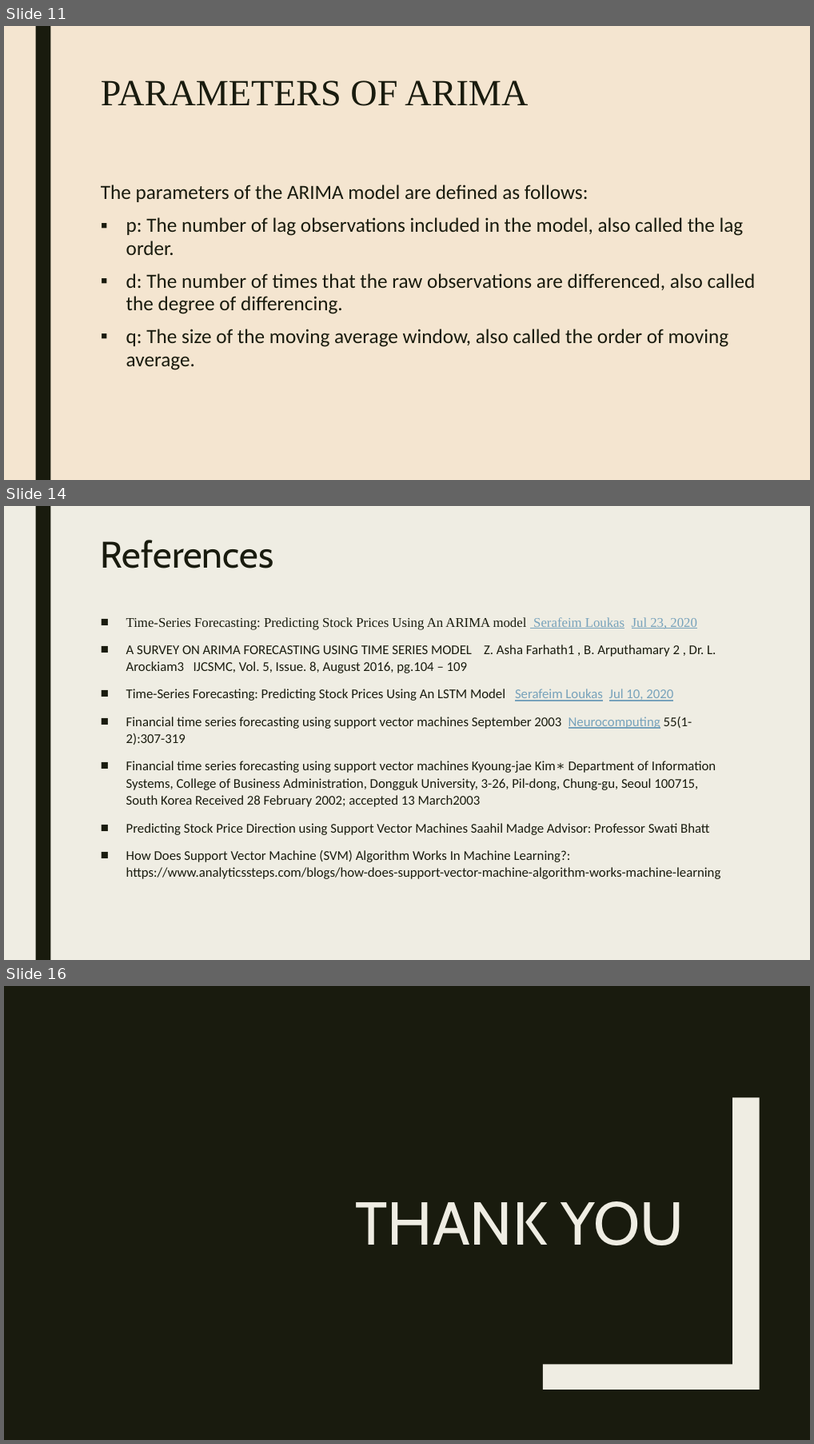
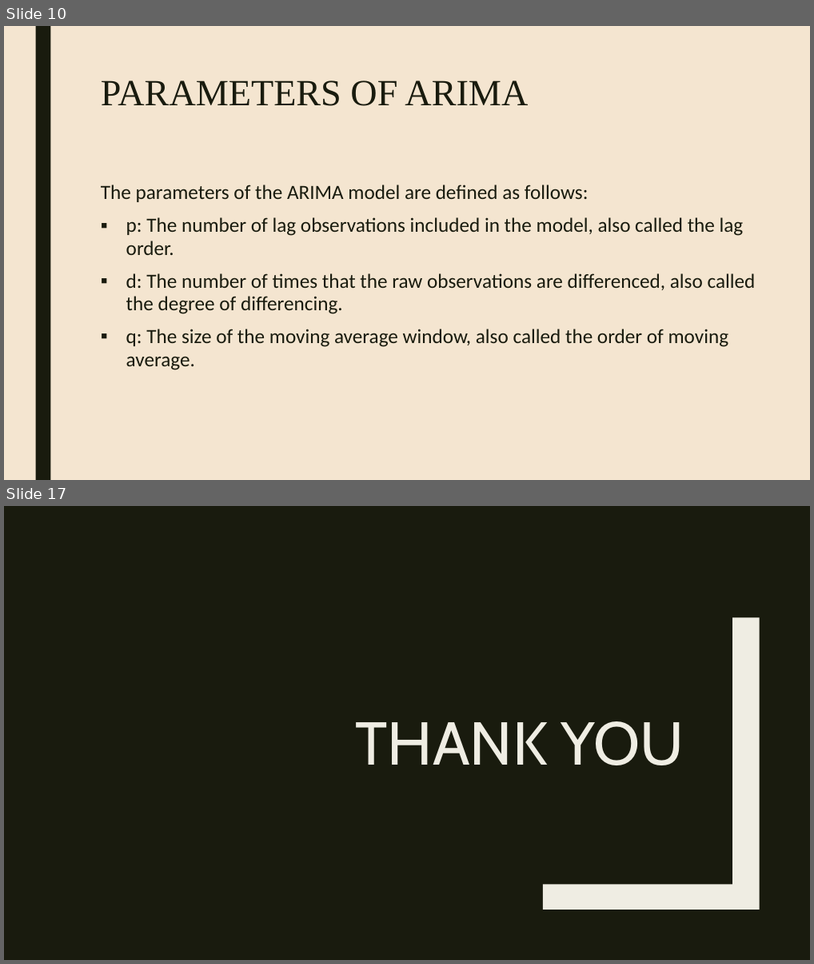
Before and after one commit to smit53/Review-Paper_ARIMA-Model, a slide deck: review paper/Time series analysis.pptx. Shown one above the other, each under a label of ours: slides 11, 14 and 16 before the commit, slides 10 and 17 after it; the slides between them are not shown. The pictures are 814x1444 and 814x964 pixels, drawn with LibreOffice and Linux fonts; fonts in the diff are those of the drawing. Boxes give left, top, right and bottom in pixels: in the first picture for what was removed or moved away, otherwise in the second. Text is boxed around its words. In the diff, an @@ line names an element or a change of style, - is before the commit and + after.

```diff
--- a/review paper/Time series analysis.pptx
+++ b/review paper/Time series analysis.pptx
@@ slide 14 removed at [4, 506, 810, 960], background #EFEDE3; not listed: 1 template element that a slide beside it also shows @@
@@ title removed at [101, 540, 274, 568] @@
-References
@@ text removed at [126, 617, 722, 879] @@
-■ Time-Series Forecasting: Predicting Stock Prices Using An ARIMA model Serafeim Loukas Jul 23, 2020
-■ A SURVEY ON ARIMA FORECASTING USING TIME SERIES MODEL Z. Asha Farhath1 , B. Arputhamary 2 , Dr. L. Arockiam3 IJCSMC, Vol. 5, Issue. 8, August 2016, pg.104 – 109
-■ Time-Series Forecasting: Predicting Stock Prices Using An LSTM Model Serafeim Loukas Jul 10, 2020
-■ Financial time series forecasting using support vector machines September 2003 Neurocomputing 55(1-2):307-319
-■ Financial time series forecasting using support vector machines Kyoung-jae Kim∗ Department of Information Systems, College of Business Administration, Dongguk University, 3-26, Pil-dong, Chung-gu, Seoul 100715, South Korea Received 28 February 2002; accepted 13 March2003
-■ Predicting Stock Price Direction using Support Vector Machines Saahil Madge Advisor: Professor Swati Bhatt
-■ How Does Support Vector Machine (SVM) Algorithm Works In Machine Learning?: https://www.analyticssteps.com/blogs/how-does-support-vector-machine-algorithm-works-machine-learning
@@ what was slide 11 is now slide 10 @@
@@ what was slide 16 is now slide 17 @@
```
Also in this commit, not shown: 8 slides changed, 5 slides added, 3 other slides removed, 3 other files.
